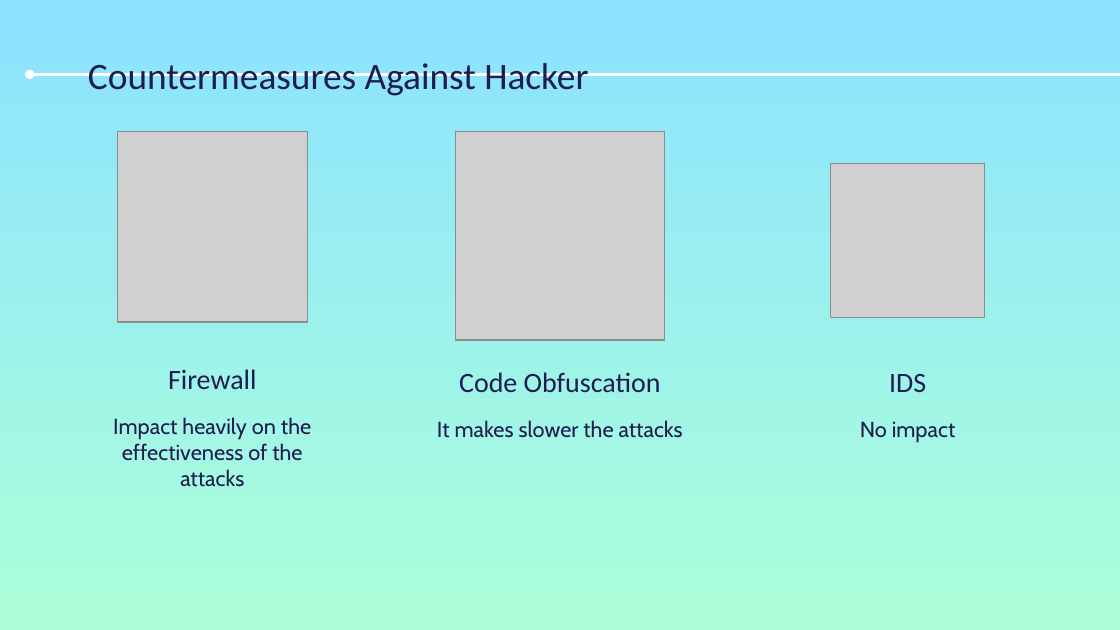
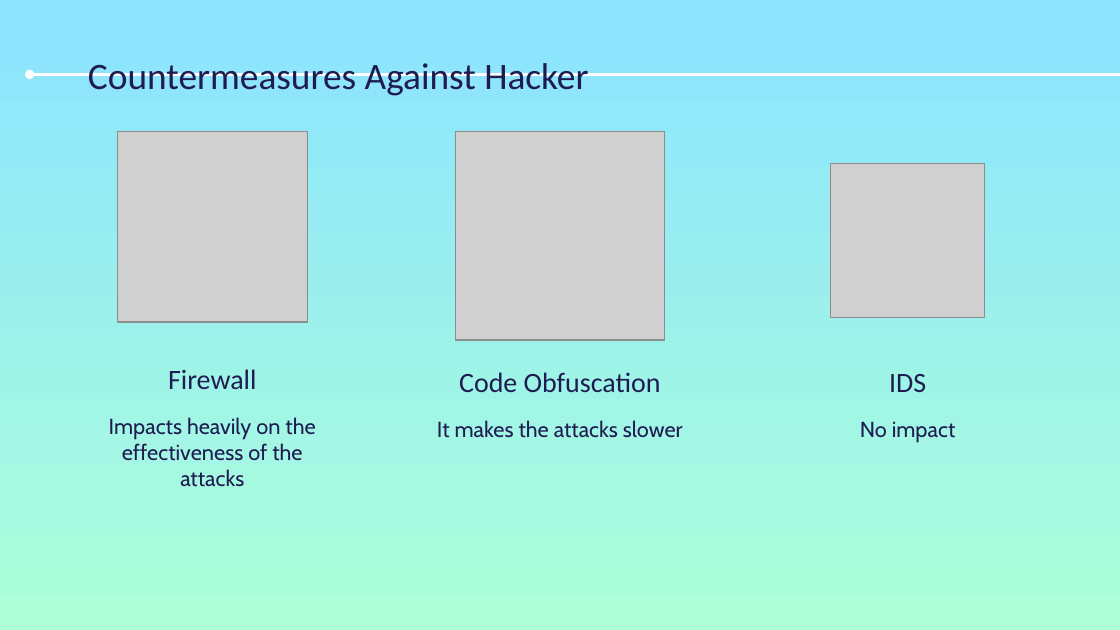
Before and after one commit to fraie98/vehiclesADVISE, a slide deck: slide 21 of Presentation.pptx. Drawn at 1120x630 pixels with LibreOffice and Linux fonts; fonts in the diff are those of the drawing; grey boxes stand for pictures. Boxes give left, top, right and bottom in pixels: in the first picture for what was removed or moved away, otherwise in the second. Text is boxed around its words. In the diff, an @@ line names an element or a change of style, - is before the commit and + after.

Commit message:
Fix typos in doc and presentation. Add details to goals.

```diff
--- a/Presentation.pptx
+++ b/Presentation.pptx
@@ text at <box>109,417,315,487</box>: text changed @@
-Impact heavily on the effectiveness of the attacks
+Impacts heavily on the effectiveness of the attacks
@@ text at <box>437,420,683,438</box>: text changed @@
-It makes slower the attacks
+It makes the attacks slower
```
Also in this commit, not shown: 5 other slides changed, 6 other files.
